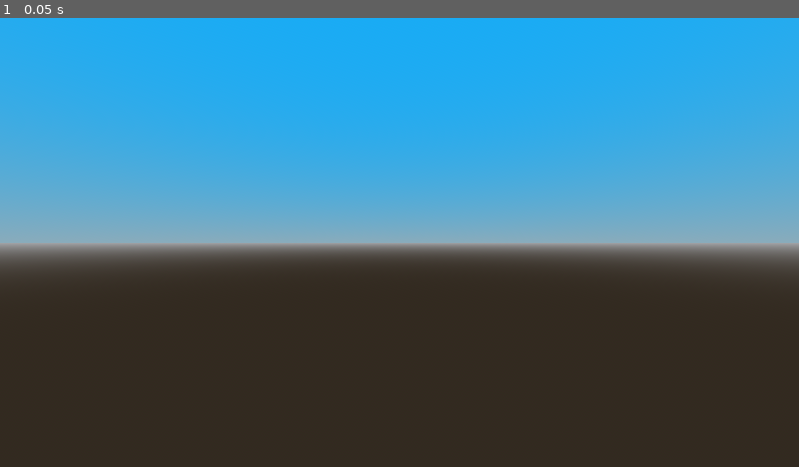
Above: before the commit, frame 1.
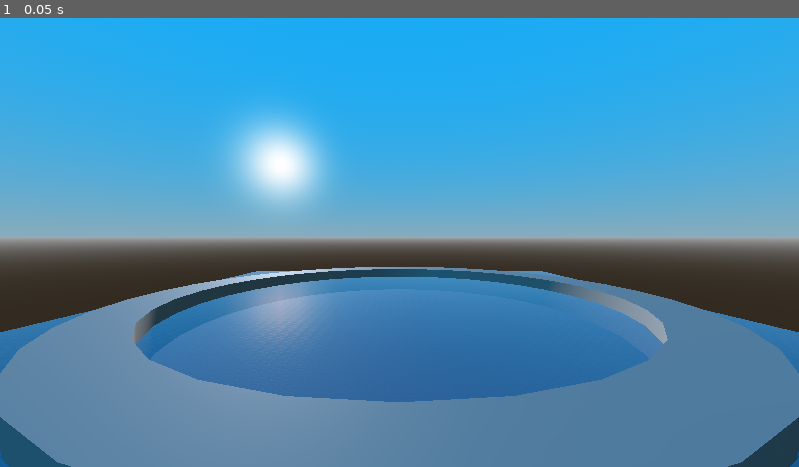
Above: after the commit, the same moment.

Repository: Tresau/game-off-2025
Game: Godot game, scene res://playground.tscn
The game is run twice, just before and just after one commit, with the same random seed, the same clock (stepped at 60 frames per second) and the same inputs.
Inputs:
- Up to frame 1 (0.05 s): no input

The runs differ from the first frame. In frame 1, 45% of the frame differs, in the area x 0-100%, y 19-100%.

Commit message:
add some water, no physics yet

Diff:
--- a/poseidon/playground.tscn
+++ b/poseidon/playground.tscn
@@ -11,9 +11,55 @@
 background_mode = 2
 sky = SubResource("Sky_rupst")
 
+[sub_resource type="FastNoiseLite" id="FastNoiseLite_edjgo"]
+
+[sub_resource type="NoiseTexture2D" id="NoiseTexture2D_rupst"]
+noise = SubResource("FastNoiseLite_edjgo")
+seamless = true
+as_normal_map = true
+
+[sub_resource type="StandardMaterial3D" id="StandardMaterial3D_wt17y"]
+transparency = 1
+depth_draw_mode = 1
+albedo_color = Color(0.24313726, 0.5686275, 0.827451, 0.5411765)
+roughness = 0.0
+normal_enabled = true
+normal_texture = SubResource("NoiseTexture2D_rupst")
+refraction_enabled = true
+refraction_texture = SubResource("NoiseTexture2D_rupst")
+uv1_triplanar = true
+uv1_world_triplanar = true
+
+[sub_resource type="BoxMesh" id="BoxMesh_m8u5f"]
+material = SubResource("StandardMaterial3D_wt17y")
+size = Vector3(70, 5, 70)
+
 [node name="Playground" type="Node3D"]
 
 [node name="Camera3D" type="Camera3D" parent="."]
+transform = Transform3D(1, 0, 0, 0, 0.9998365, 0.018080626, 0, -0.018080626, 0.9998365, 0, 9.253791, 36.84725)
 
 [node name="WorldEnvironment" type="WorldEnvironment" parent="."]
 environment = SubResource("Environment_wt17y")
+
+[node name="arena" type="CSGCombiner3D" parent="."]
+use_collision = true
+
+[node name="CSGCylinder3D" type="CSGCylinder3D" parent="arena"]
+radius = 30.0
+height = 5.0
+sides = 36
+
+[node name="CSGCylinder3D2" type="CSGCylinder3D" parent="arena"]
+transform = Transform3D(1, 0, 0, 0, 1, 0, 0, 0, 1, 0, 1.2248278, 0)
+operation = 2
+radius = 25.0
+height = 6.0
+sides = 32
+
+[node name="DirectionalLight3D" type="DirectionalLight3D" parent="."]
+transform = Transform3D(0.9309093, 0, -0.36525053, 0.08776821, -0.97069967, 0.2236937, -0.35454857, -0.24029592, -0.9036333, 0, 0, 0)
+
+[node name="water" type="MeshInstance3D" parent="."]
+transform = Transform3D(1, 0, 0, 0, 1, 0, 0, 0, 1, 0, -1.5876555, 0)
+mesh = SubResource("BoxMesh_m8u5f")
--- a/poseidon/project.godot
+++ b/poseidon/project.godot
@@ -14,3 +14,7 @@
 run/main_scene="uid://dpqr7i0kfsylf"
 config/features=PackedStringArray("4.5", "Forward Plus")
 config/icon="res://icon.svg"
+
+[physics]
+
+3d/physics_engine="Jolt Physics"
Not shown: 1 places in poseidon/playground.tscn that only renumber resources
